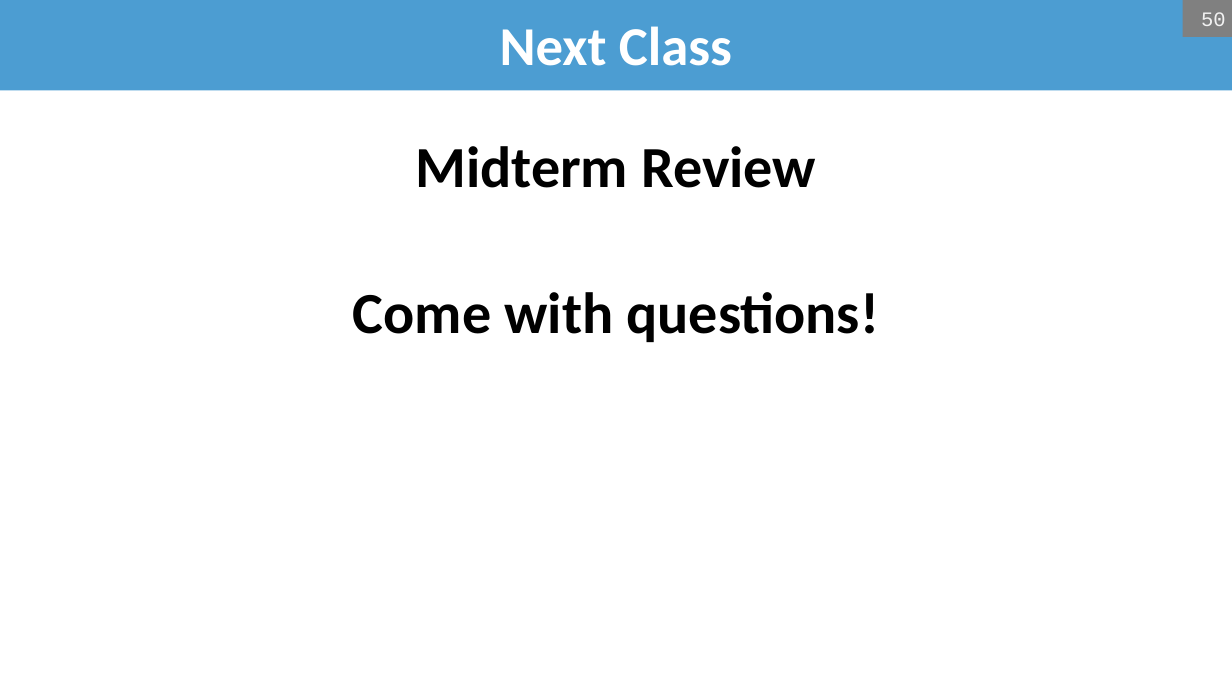
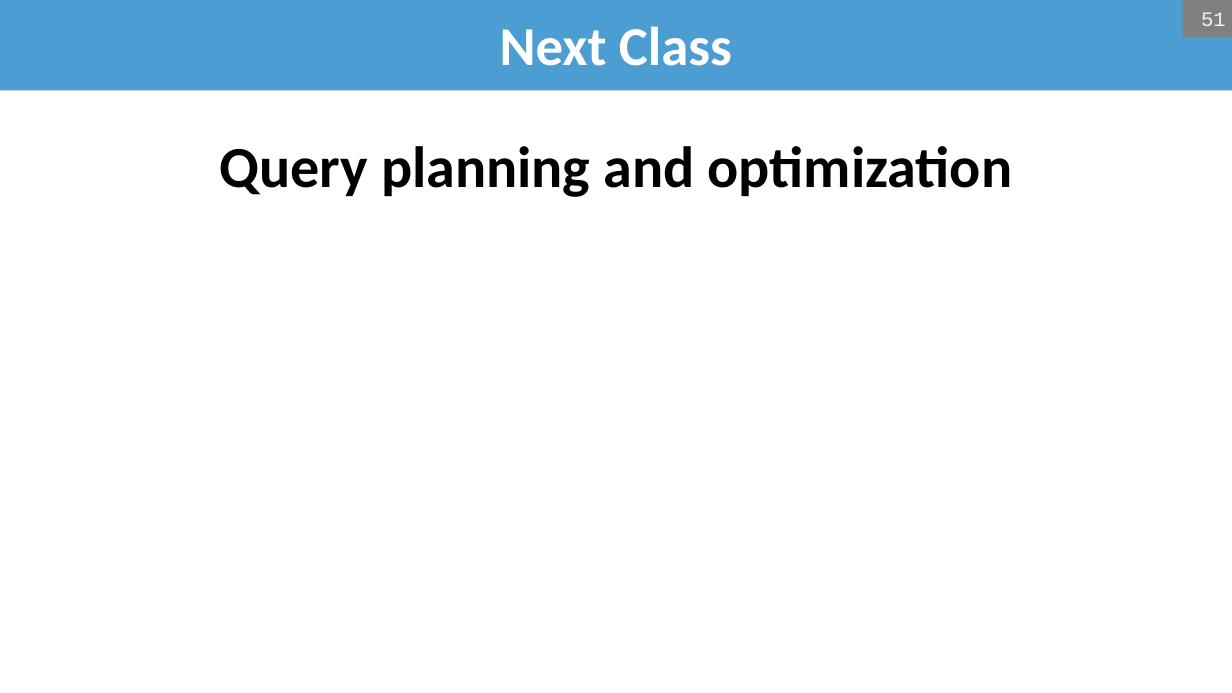
Before and after one commit to bsb20/bsb20.github.io, a slide deck: slide 51 of docs/421_f26/lectures/L12_joins.pptx (slide 50 before the commit). Drawn at 1232x693 pixels with LibreOffice and Linux fonts; fonts in the diff are those of the drawing; background and template pictures are left out. Boxes give left, top, right and bottom in pixels: in the first picture for what was removed or moved away, otherwise in the second. Text is boxed around its words. In the diff, an @@ line names an element or a change of style, - is before the commit and + after.

```diff
--- a/docs/421_f26/lectures/L12_joins.pptx
+++ b/docs/421_f26/lectures/L12_joins.pptx
@@ page number at <box>1201,12,1226,26</box>: text changed @@
-50
+51
@@ text at <box>219,146,1013,197</box>: text changed @@
-Midterm Review
-Come with questions!
+Query planning and optimization
```
Also in this commit, not shown: 24 other slides changed, 1 slide added, 1 other file.
